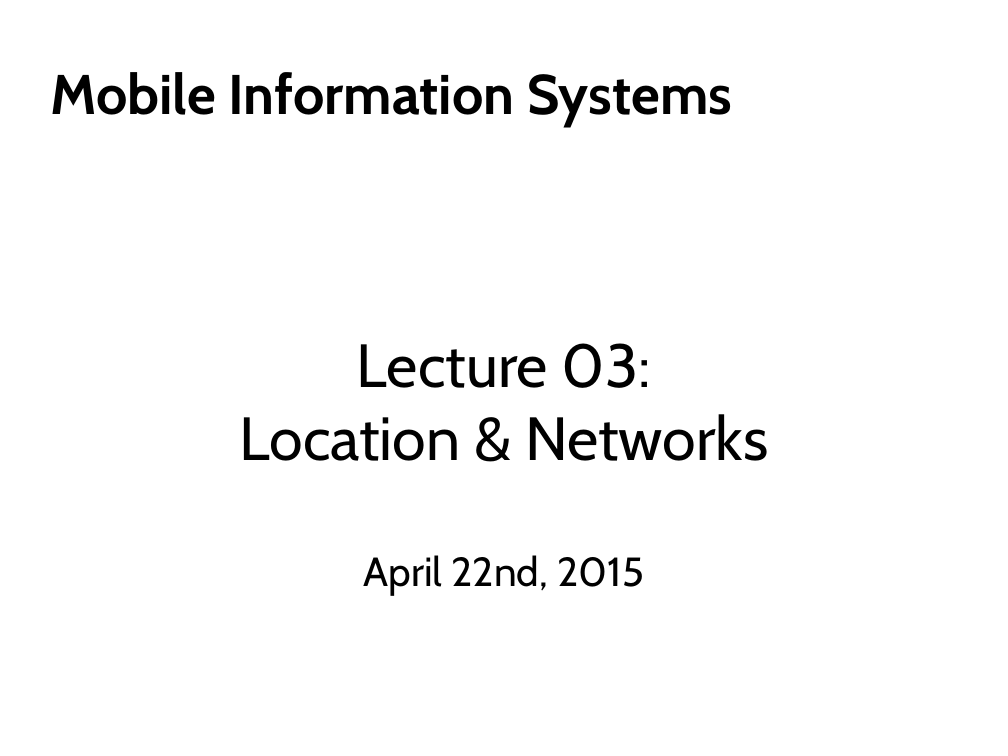
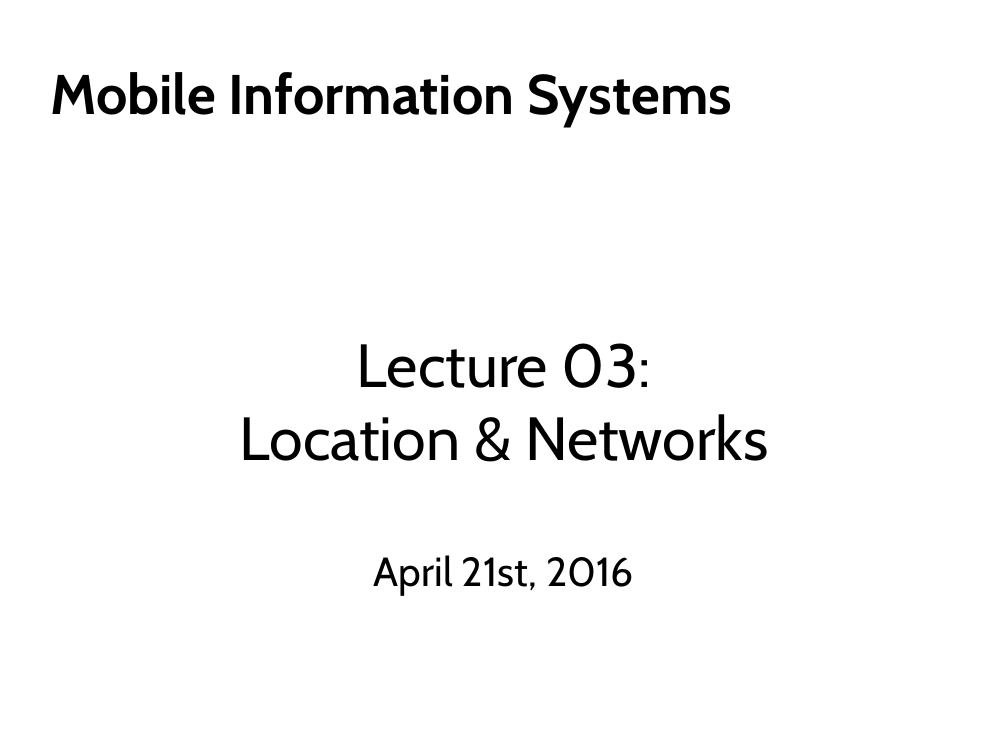
Before and after one commit to floe/mobile-information-systems, a slide deck: slide 1 of 03-networks-and-location.odp. Drawn at 1008x756 pixels with LibreOffice and Linux fonts; fonts in the diff are those of the drawing; background and template pictures are left out. Boxes give left, top, right and bottom in pixels: in the first picture for what was removed or moved away, otherwise in the second. Text is boxed around its words. In the diff, an @@ line names an element or a change of style, - is before the commit and + after.

```diff
--- a/03-networks-and-location.odp
+++ b/03-networks-and-location.odp
@@ text at (x1=374, y1=555, x2=634, y2=595): text changed @@
-April 22nd, 2015
+April 21st, 2016
```
Also in this commit, not shown: 22 other slides changed, 5 slides added.
